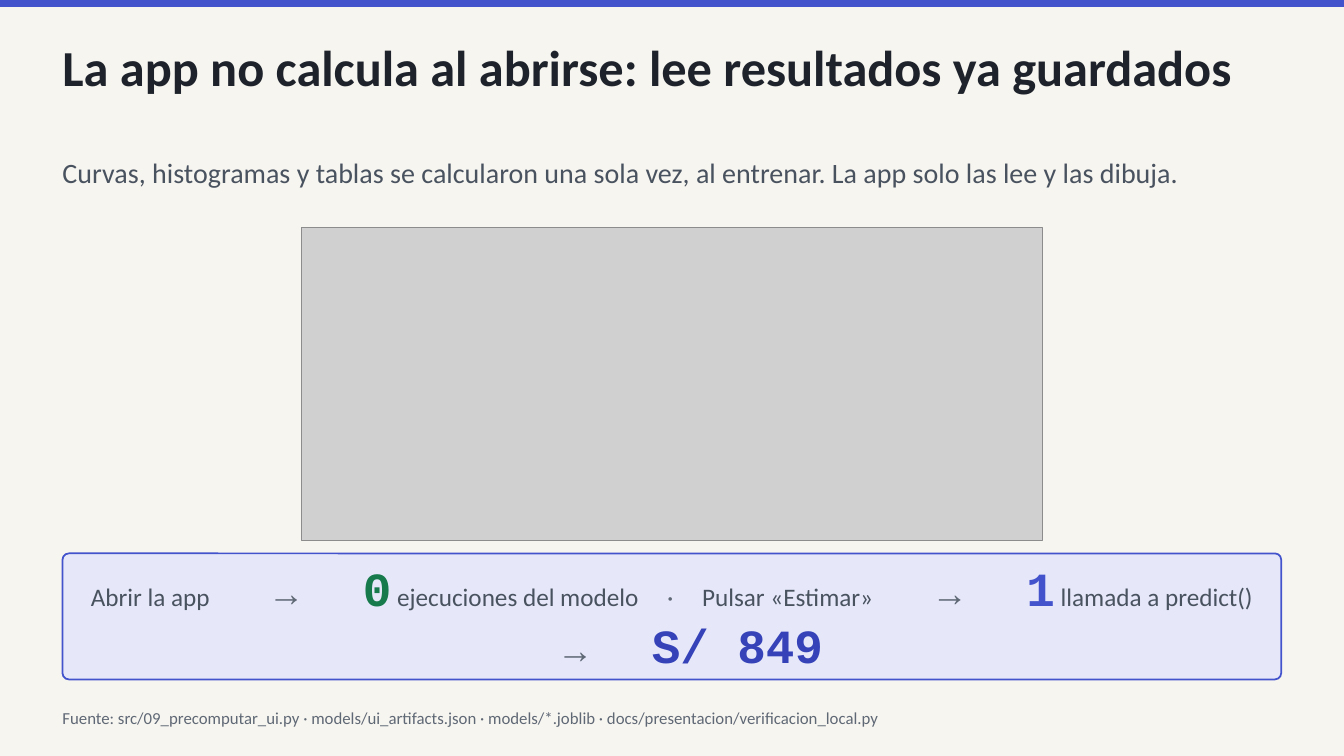
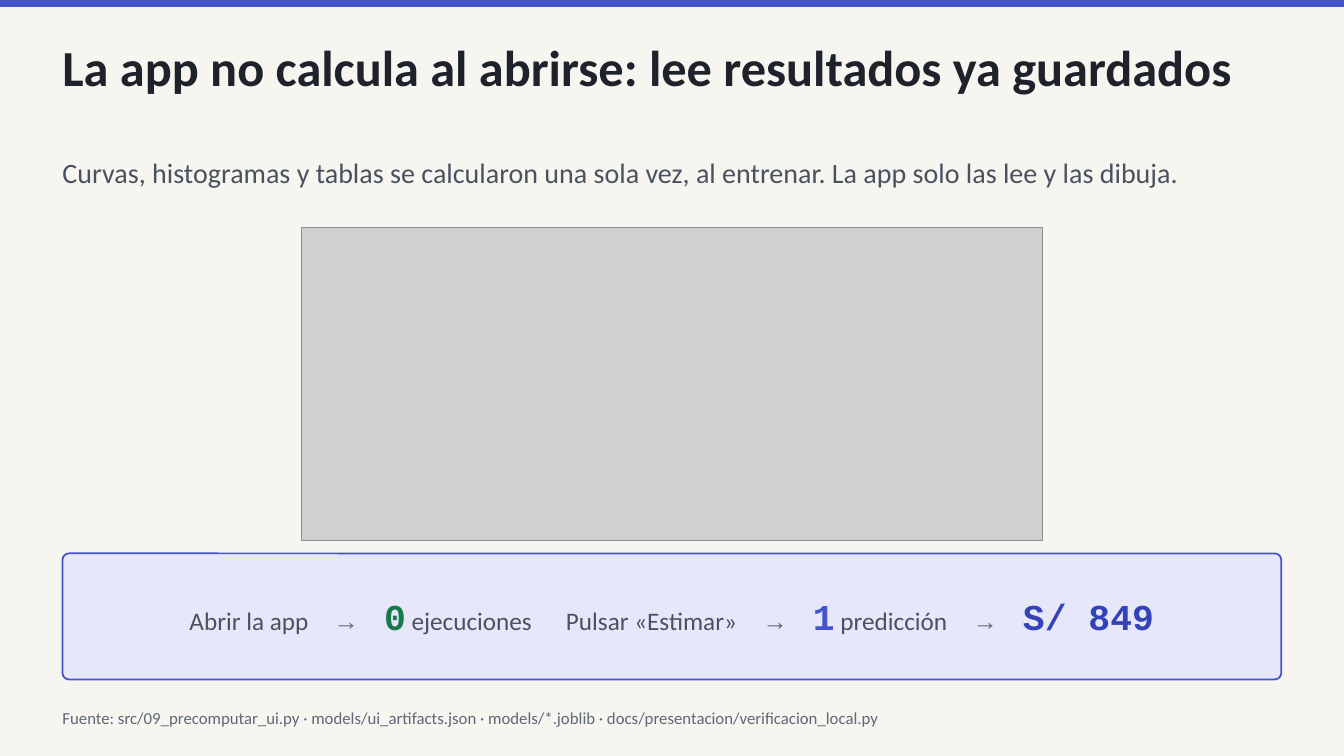
Before and after one commit to IchiSieben/enaho-ingresos-informalidad, a slide deck: slide 4 of docs/presentacion/ENAHO_exposicion.pptx. Drawn at 1344x756 pixels with LibreOffice and Linux fonts; fonts in the diff are those of the drawing; grey boxes stand for pictures. Boxes give left, top, right and bottom in pixels: in the first picture for what was removed or moved away, otherwise in the second. Text is boxed around its words. In the diff, an @@ line names an element or a change of style, - is before the commit and + after.

```diff
--- a/docs/presentacion/ENAHO_exposicion.pptx
+++ b/docs/presentacion/ENAHO_exposicion.pptx
@@ text in rounded rectangle at [189,605,1154,635]: text changed @@
-Abrir la app → 0 ejecuciones del modelo · Pulsar «Estimar» → 1 llamada a predict() → S/ 849
+Abrir la app → 0 ejecuciones Pulsar «Estimar» → 1 predicción → S/ 849
```
Also in this commit, not shown: 6 other slides changed, 7 other files.
